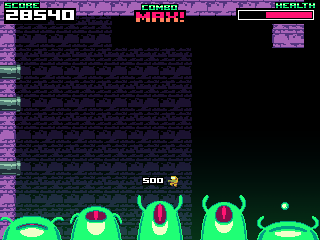
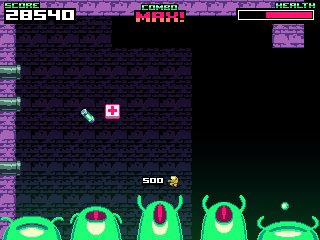
Layered file, before and after one edit (w=320, h=240). Changes by layer:
added layer "health" (2nd of 2, in "stuff") in group "stuff" over [105, 104, 120, 119]
added layer "Layer 4" in group "stuff" over [81, 109, 95, 123]
